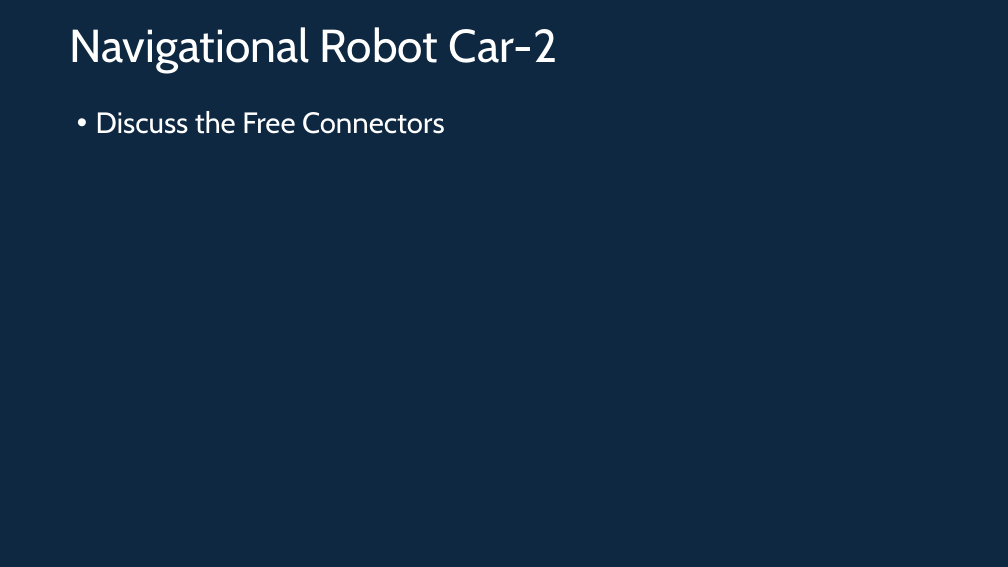
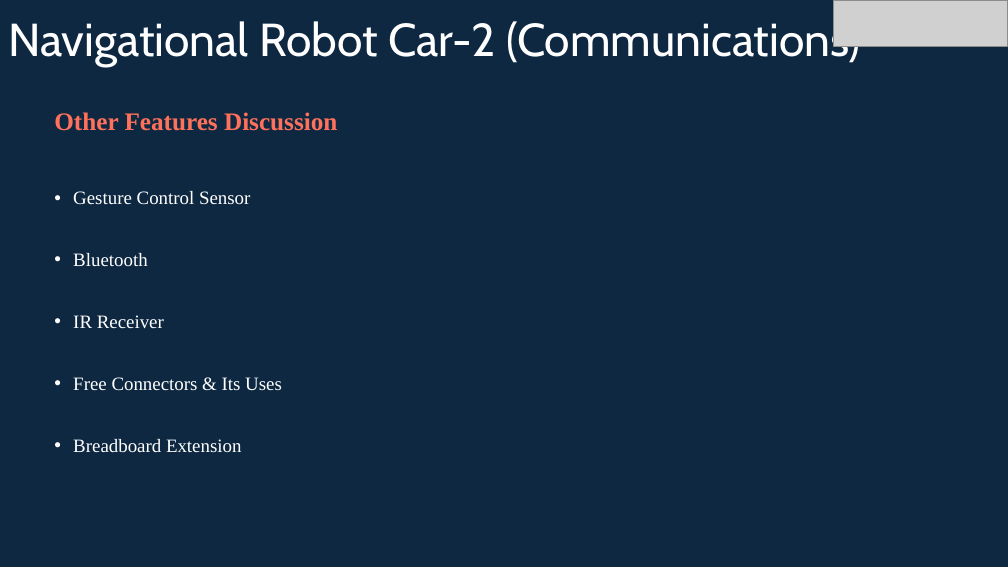
Before and after one commit to info-zas/Training, a slide deck: slide 17 of GPREC/05_Navigational_Robot_Car-2-Comms/ZASRobotics_Car-2.pptx (slide 12 before the commit). Drawn at 1008x567 pixels with LibreOffice and Linux fonts; fonts in the diff are those of the drawing; grey boxes stand for pictures. Boxes give left, top, right and bottom in pixels: in the first picture for what was removed or moved away, otherwise in the second. Text is boxed around its words. In the diff, an @@ line names an element or a change of style, - is before the commit and + after.

```diff
--- a/GPREC/05_Navigational_Robot_Car-2-Comms/ZASRobotics_Car-2.pptx
+++ b/GPREC/05_Navigational_Robot_Car-2-Comms/ZASRobotics_Car-2.pptx
@@ title at (8,16,860,66): text changed @@
-Navigational Robot Car-2
+Navigational Robot Car-2 (Communications)
@@ picture added at (833,0,1007,47) @@
@@ text at (54,112,337,452): text changed; size 28 to 18 pt; font Cabin to Times New Roman @@
-• Discuss the Free Connectors
+Other Features Discussion
+• Gesture Control Sensor
+• Bluetooth
+• IR Receiver
+• Free Connectors & Its Uses
+• Breadboard Extension
```
Also in this commit, not shown: 7 other slides changed, 9 slides added, 4 slides removed.
